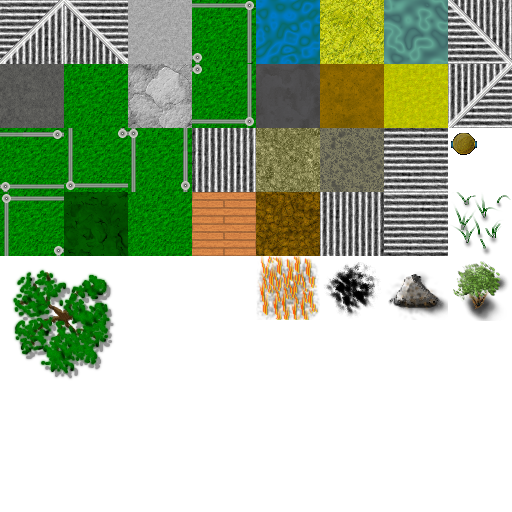
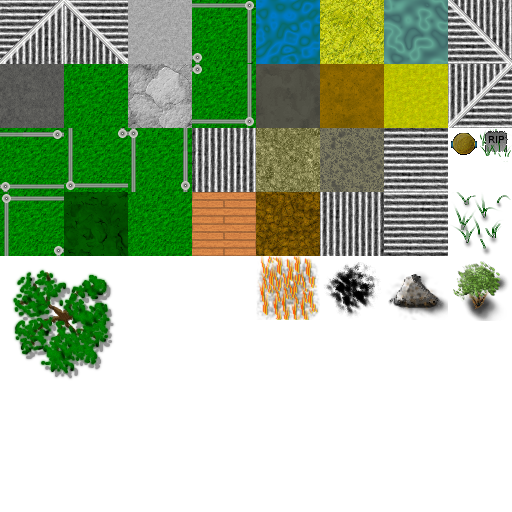
Before/after of a 512x512 layered artwork. What changed in the layer stack:
added layer "Grass1 copy" above "RIP#5" over (x1=464, y1=119, x2=512, y2=162)
added layer "RIP#5" (soft light) above "RIP#3" over (x1=487, y1=134, x2=506, y2=145)
added layer "RIP#3" above "RIP#1" over (x1=489, y1=136, x2=504, y2=143)
added layer "RIP" above "New Layer#2" over (x1=484, y1=131, x2=508, y2=152)
painted on "Background" over (x1=256, y1=64, x2=320, y2=128)
